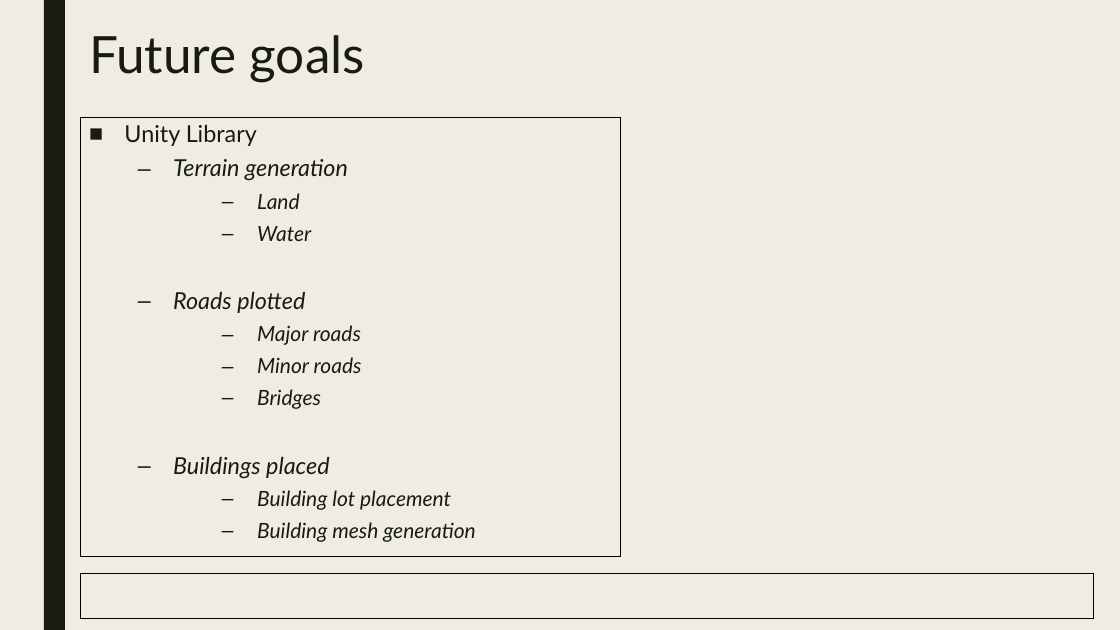
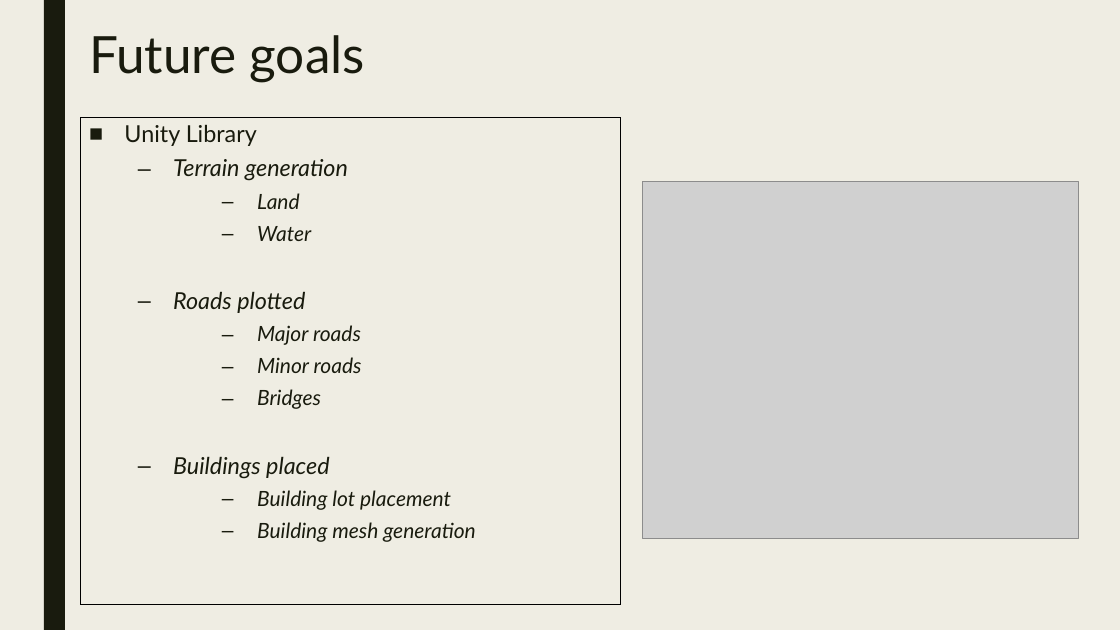
Before and after one commit to JosephBarber96/FinalProject, a slide deck: slide 22 of Presentation.pptx (slide 19 before the commit). Drawn at 1120x630 pixels with LibreOffice and Linux fonts; fonts in the diff are those of the drawing; grey boxes stand for pictures. Boxes give left, top, right and bottom in pixels: in the first picture for what was removed or moved away, otherwise in the second. Text is boxed around its words. In the diff, an @@ line names an element or a change of style, - is before the commit and + after.

```diff
--- a/Presentation.pptx
+++ b/Presentation.pptx
@@ rectangle "Unity Library": place and size @@
-rectangle "Unity Library" at bbox=[81, 117, 620, 556]
+rectangle "Unity Library" at bbox=[81, 117, 620, 604]
@@ picture added at bbox=[643, 181, 1079, 539] @@
@@ rectangle removed at bbox=[81, 573, 1094, 618] @@
```
Also in this commit, not shown: 8 other slides changed, 3 slides added, 3 other files.
